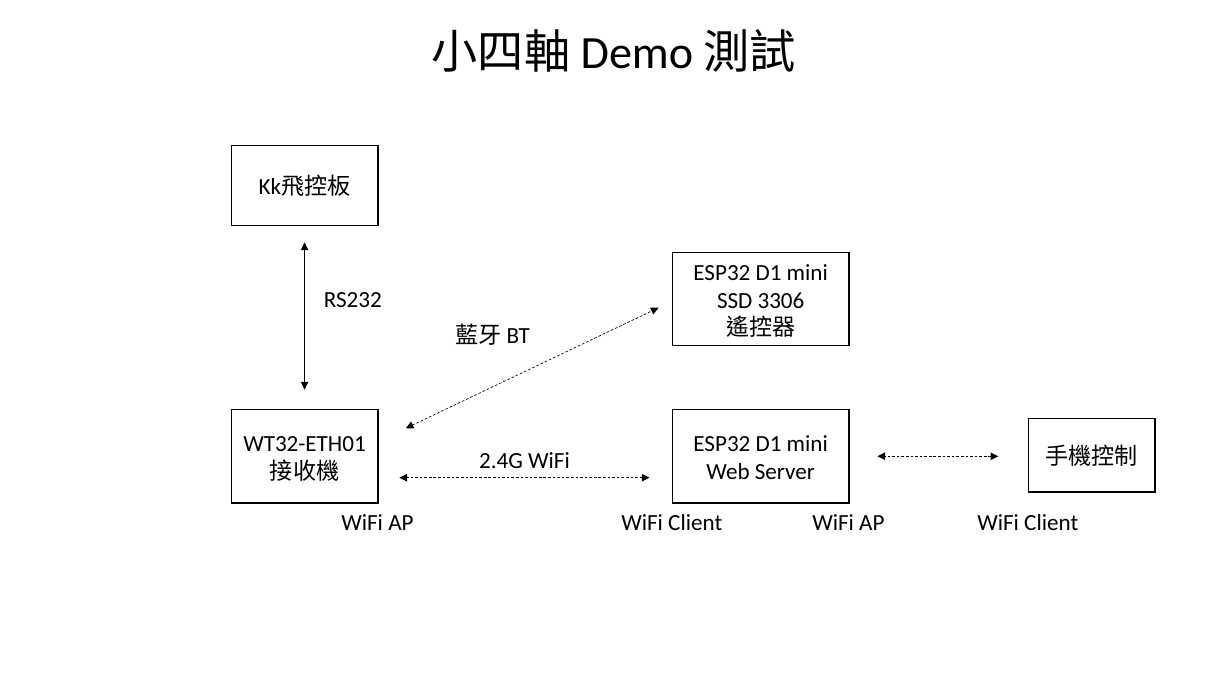
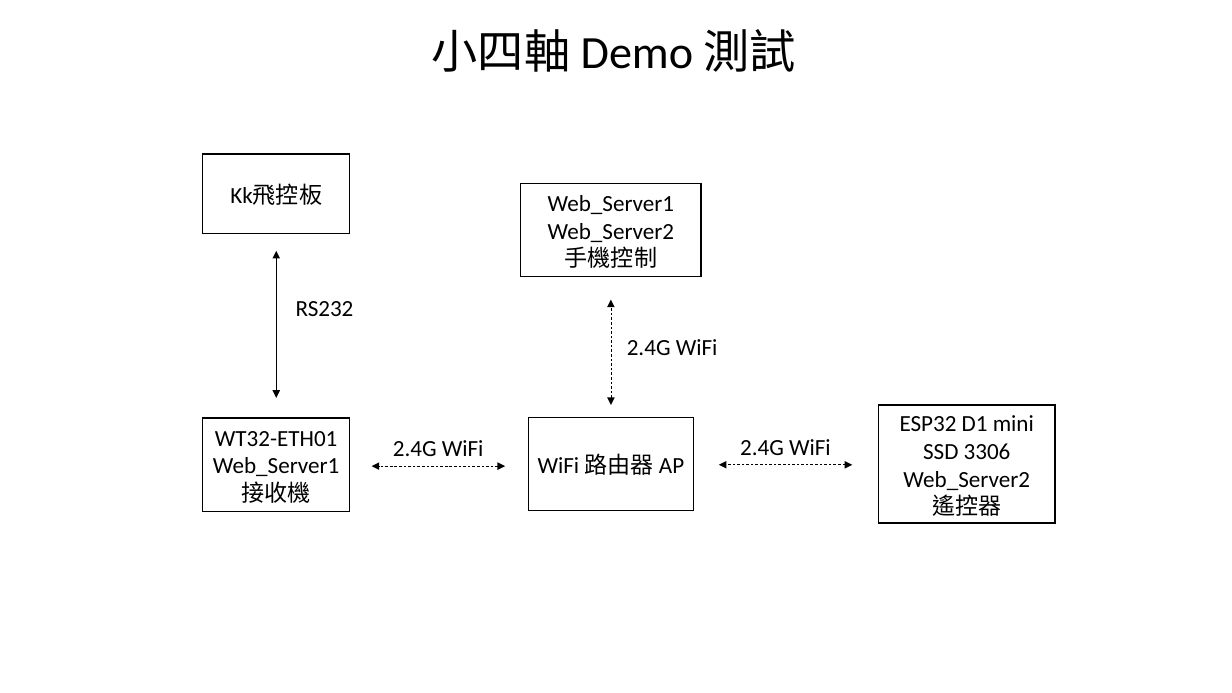
Before and after one commit to LenShi1989/kkbox, a slide deck: slide 2 of docs/飛控系統方塊圖.pptx. Drawn at 1232x693 pixels with LibreOffice and Linux fonts; fonts in the diff are those of the drawing. Boxes give left, top, right and bottom in pixels: in the first picture for what was removed or moved away, otherwise in the second. Text is boxed around its words. In the diff, an @@ line names an element or a change of style, - is before the commit and + after.

Commit message:
feat: 更新飛控系統方塊圖文件

```diff
--- a/docs/飛控系統方塊圖.pptx
+++ b/docs/飛控系統方塊圖.pptx
@@ rectangle "Web_Server1": place and size @@
-rectangle "Web_Server1" at <box>1029,419,1155,492</box>
+rectangle "Web_Server1" at <box>521,183,701,276</box>
@@ text in rectangle at <box>548,195,675,242</box>: paragraphs added @@
+Web_Server1
+Web_Server2
@@ 2 rectangles, 1 text, 1 double arrow: place and size @@
-2 rectangles, 1 text, 1 double arrow at <box>231,146,382,503</box>
+2 rectangles, 1 text, 1 double arrow at <box>203,154,354,511</box>
@@ double arrow moved from (406, 428) - (659, 308) to (611, 405) - (611, 299) @@
@@ text removed at <box>455,323,530,345</box> @@
-藍牙 BT
@@ text added at <box>627,339,718,355</box>, 18 pt, text #000000 @@
+2.4G WiFi
@@ rectangle added at <box>529,418,694,511</box>, fill #FFFFFF, outline #000000 1 pt, 18 pt, text #000000 @@
+WiFi 路由器 AP
@@ rectangle removed at <box>673,409,849,503</box> @@
-ESP32 D1 mini
-Web Server
@@ rectangle "ESP32 D1 mini": place and size @@
-rectangle "ESP32 D1 mini" at <box>673,252,849,346</box>
+rectangle "ESP32 D1 mini" at <box>879,405,1055,523</box>
@@ text "2.4G WiFi": place and size @@
-text "2.4G WiFi" at <box>479,452,570,468</box>
+text "2.4G WiFi" at <box>393,440,484,456</box>
@@ text added at <box>740,439,831,455</box>, 18 pt, text #000000 @@
+2.4G WiFi
@@ text in rectangle at <box>213,457,340,476</box>: paragraph added @@
+Web_Server1
@@ double arrow moved from (650, 478) - (399, 478) to (506, 466) - (372, 466) @@
@@ double arrow moved from (998, 457) - (878, 457) to (852, 465) - (719, 465) @@
@@ text in rectangle at <box>903,471,1030,490</box>: paragraph added @@
+Web_Server2
@@ text removed at <box>341,514,413,530</box> @@
-WiFi AP
@@ text removed at <box>621,514,722,530</box> @@
-WiFi Client
@@ text removed at <box>812,514,884,530</box> @@
-WiFi AP
@@ text removed at <box>977,514,1078,530</box> @@
-WiFi Client
```
